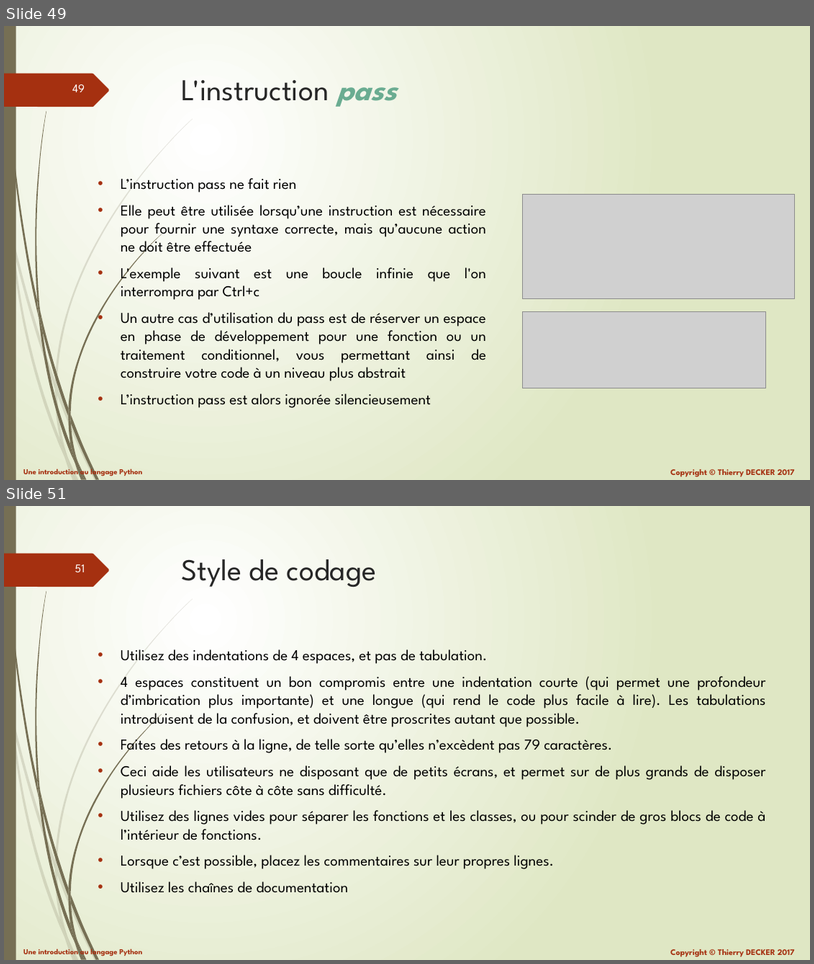
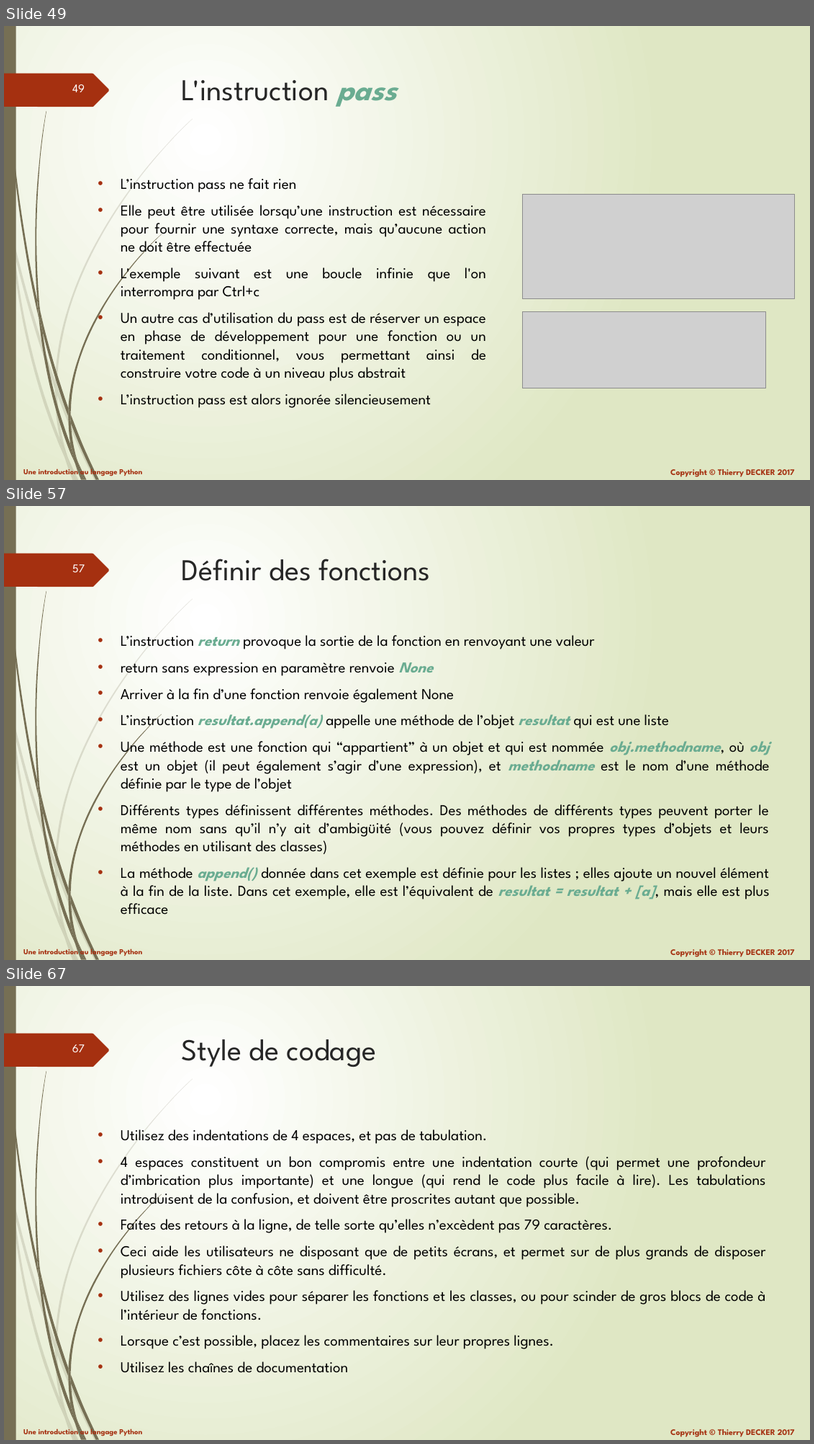
Before and after one commit to VikmanTheRacoon/learning-python, a slide deck: documentations/learning-python.pptx. Shown one above the other, each under a label of ours: slides 49 and 51 before the commit, slides 49, 57 and 67 after it; the slides between them are not shown. The pictures are 814x964 and 814x1444 pixels, drawn with LibreOffice and Linux fonts; fonts in the diff are those of the drawing; grey boxes stand for pictures. Boxes give left, top, right and bottom in pixels: in the first picture for what was removed or moved away, otherwise in the second. Text is boxed around its words. In the diff, an @@ line names an element or a change of style, - is before the commit and + after.

```diff
--- a/documentations/learning-python.pptx
+++ b/documentations/learning-python.pptx
@@ slide 57 added at [4,506,810,960], background gradient #FFFFFF to #DFE8C4; not listed: 27 template elements that a slide beside it also shows @@
@@ title added at [182,559,431,581], 36 pt, text #262626 @@
+Définir des fonctions
@@ text added at [121,635,770,914], 18 pt, text #000000 @@
+• L’instruction return provoque la sortie de la fonction en renvoyant une valeur
+• return sans expression en paramètre renvoie None
+• Arriver à la fin d’une fonction renvoie également None
+• L’instruction resultat.append(a) appelle une méthode de l’objet resultat qui est une liste
+• Une méthode est une fonction qui “appartient” à un objet et qui est nommée obj.methodname, où obj est un objet (il peut également s’agir d’une expression), et methodname est le nom d’une méthode définie par le type de l’objet
+• Différents types définissent différentes méthodes. Des méthodes de différents types peuvent porter le même nom sans qu’il n’y ait d’ambigüité (vous pouvez définir vos propres types d’objets et leurs méthodes en utilisant des classes)
+• La méthode append() donnée dans cet exemple est définie pour les listes ; elles ajoute un nouvel élément à la fin de la liste. Dans cet exemple, elle est l’équivalent de resultat = resultat + [a], mais elle est plus efficace
@@ what was slide 51 is now slide 67 @@
@@ page number at [72,1044,85,1052]: text changed @@
-51
+67
```
Also in this commit, not shown: 2 slides changed, 15 other slides added, 1 other file.
